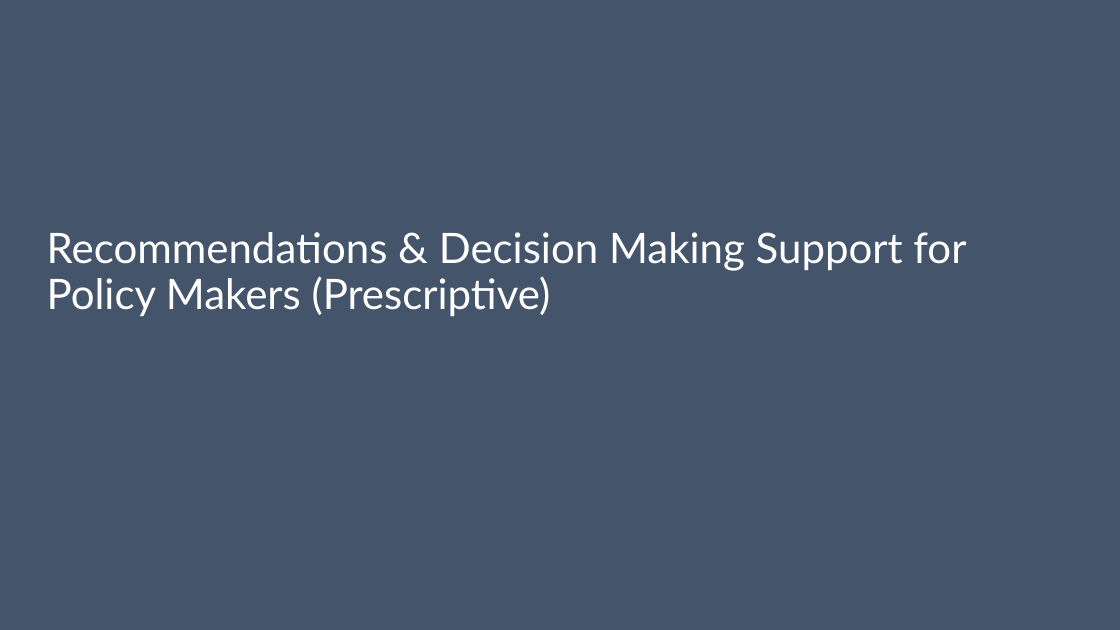
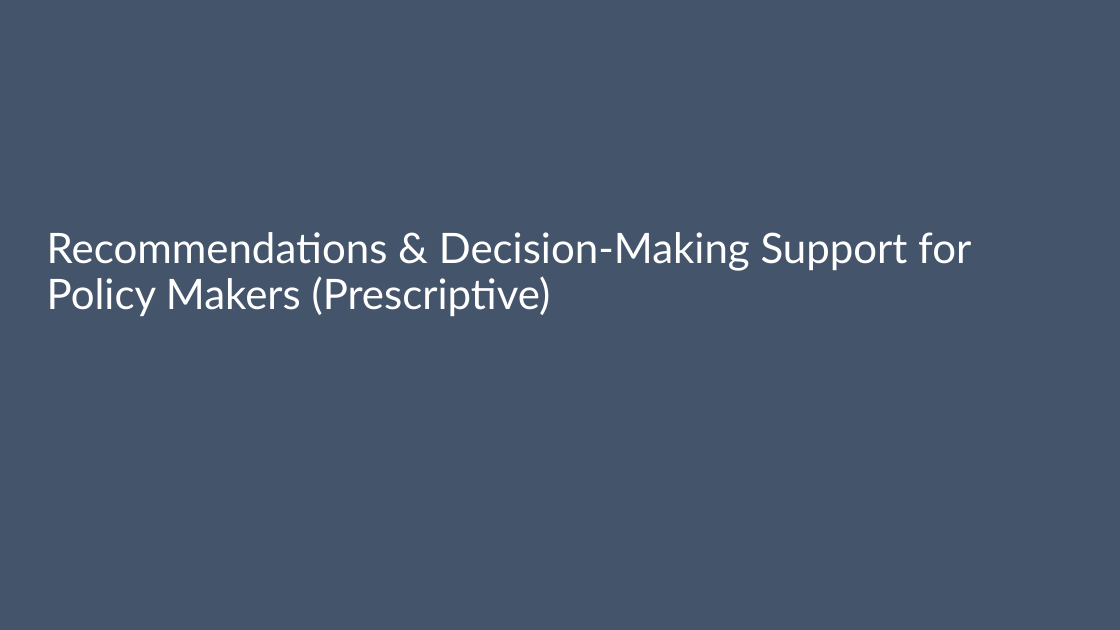
Before and after one commit to pewilliams/regression-mei-team-proj, a slide deck: slide 30 of presentation/Team-25_Sam.pptx (slide 27 before the commit). Drawn at 1120x630 pixels with LibreOffice and Linux fonts; fonts in the diff are those of the drawing. Boxes give left, top, right and bottom in pixels: in the first picture for what was removed or moved away, otherwise in the second. Text is boxed around its words. In the diff, an @@ line names an element or a change of style, - is before the commit and + after.

Commit message:
Updated presentation with Descriptive Analysis and Recommendations slides

```diff
--- a/presentation/Team-25_Sam.pptx
+++ b/presentation/Team-25_Sam.pptx
@@ title at box(47, 232, 971, 316): text changed @@
-Recommendations & Decision Making Support for Policy Makers (Prescriptive)
+Recommendations & Decision-Making Support for Policy Makers (Prescriptive)
```
Also in this commit, not shown: 3 other slides changed, 4 slides added, 1 other file.
